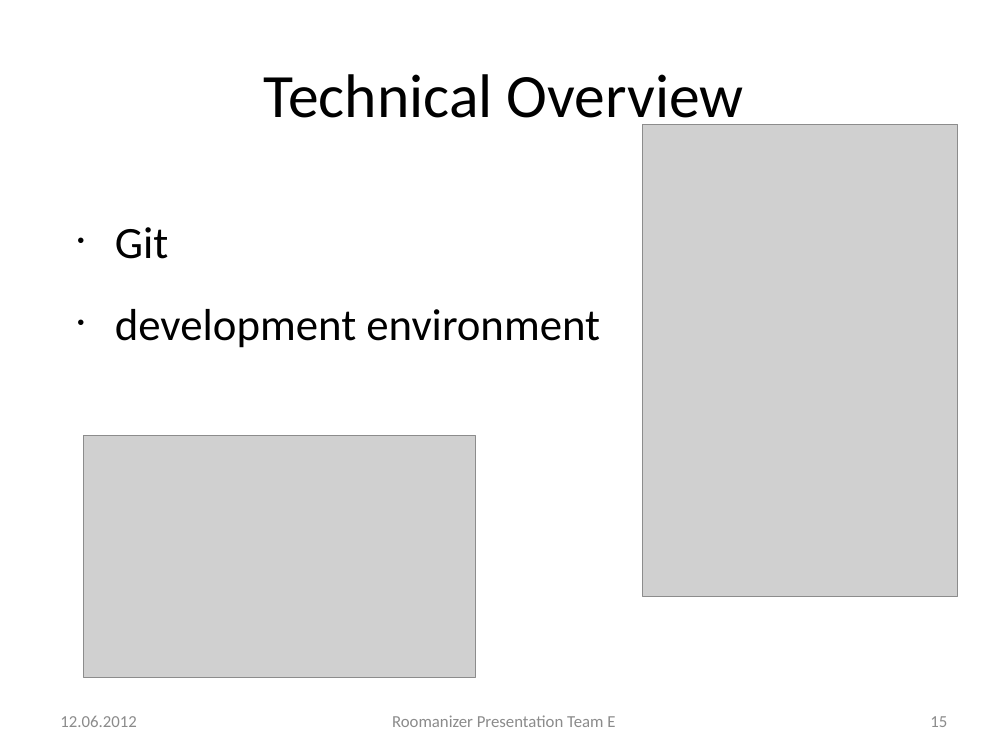
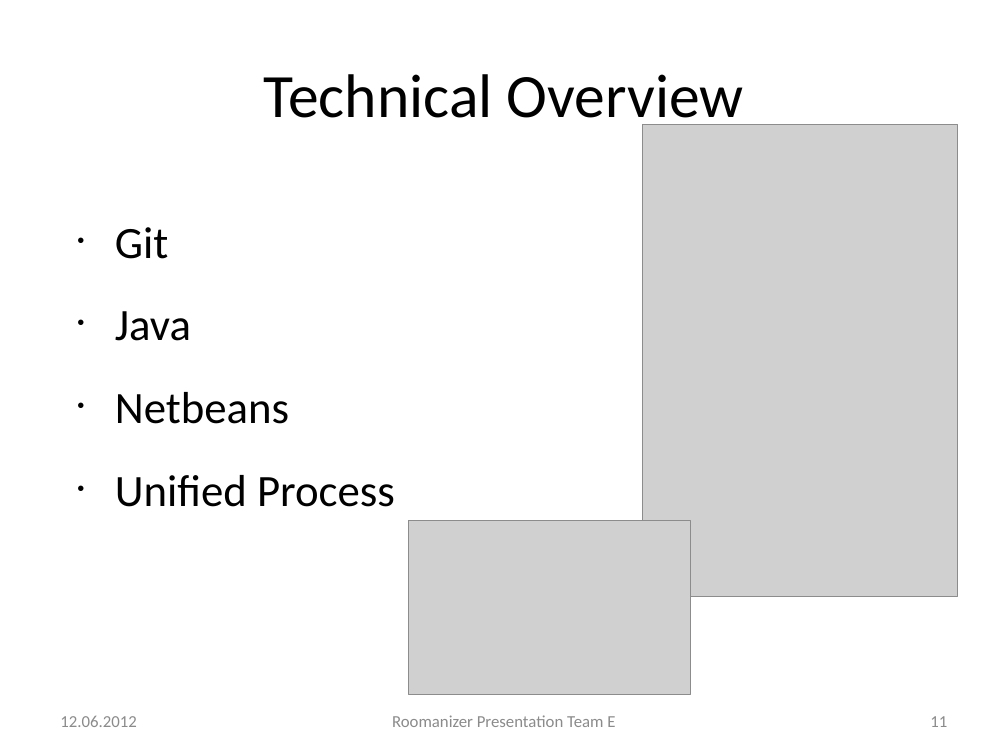
Before and after one commit to markusmo/HotelSoftware, a slide deck: slide 11 of Documentation/Praesentation/PresentationRoomanizer.pptx (slide 15 before the commit). Drawn at 1008x756 pixels with LibreOffice and Linux fonts; fonts in the diff are those of the drawing; grey boxes stand for pictures. Boxes give left, top, right and bottom in pixels: in the first picture for what was removed or moved away, otherwise in the second. Text is boxed around its words. In the diff, an @@ line names an element or a change of style, - is before the commit and + after.

```diff
--- a/Documentation/Praesentation/PresentationRoomanizer.pptx
+++ b/Documentation/Praesentation/PresentationRoomanizer.pptx
@@ text at (115,311,395,507): text changed @@
-• development environment
+• Java
+• Netbeans
+• Unified Process
@@ picture removed at (84,435,476,676) @@
@@ picture added at (409,521,691,695) @@
@@ page number at (930,716,947,727): text changed @@
-15
+11
```
Also in this commit, not shown: 26 other slides changed, 1 slide added, 4 slides removed, 9 other files.
